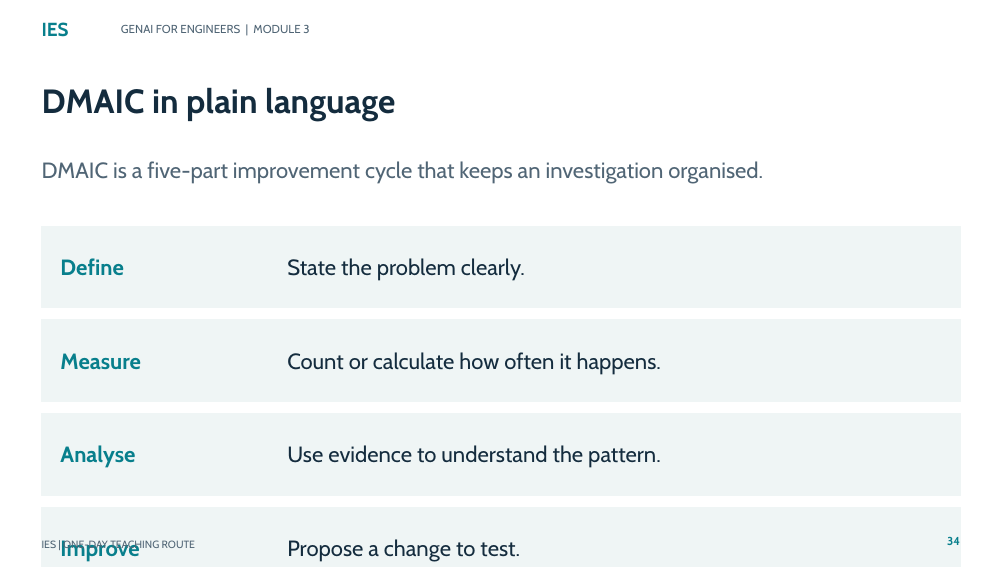
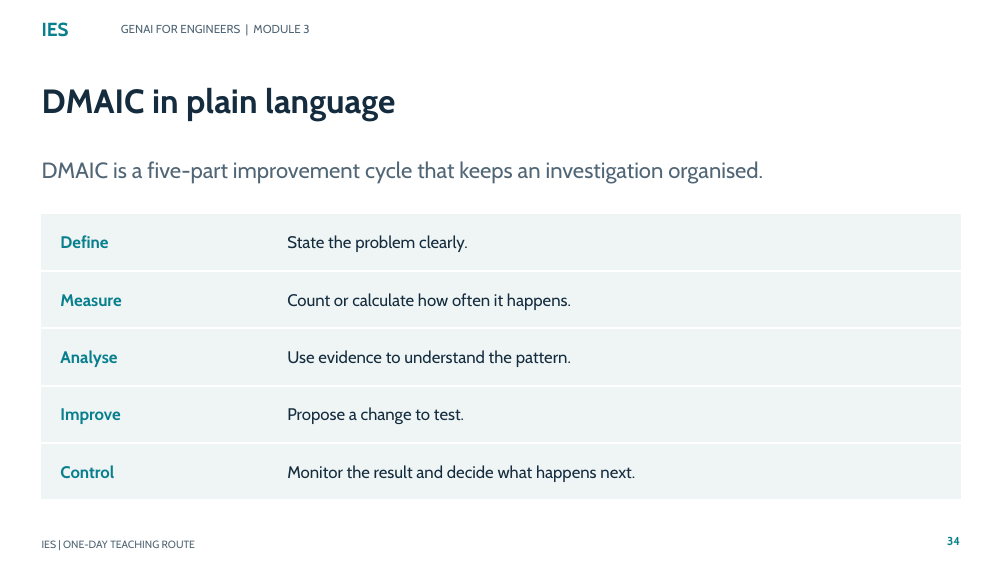
Before and after one commit to tertiarycourses/IES-GenAI-for-Engineers, a slide deck: slide 34 of courseware/Slides/IES-GenAI-for-Engineers.pptx. Drawn at 1008x567 pixels with LibreOffice and Linux fonts; fonts in the diff are those of the drawing. Boxes give left, top, right and bottom in pixels: in the first picture for what was removed or moved away, otherwise in the second. Text is boxed around its words. In the diff, an @@ line names an element or a change of style, - is before the commit and + after.

Commit message:
Fix module slide card alignment

```diff
--- a/courseware/Slides/IES-GenAI-for-Engineers.pptx
+++ b/courseware/Slides/IES-GenAI-for-Engineers.pptx
@@ rectangle: place and size @@
-rectangle at <box>42,226,960,308</box>
+rectangle at <box>42,215,960,269</box>
@@ text "Define": place and size @@
-text "Define" at <box>60,258,123,276</box>
+text "Define" at <box>60,235,108,248</box>
@@ text "State the problem clearly.": place and size @@
-text "State the problem clearly." at <box>287,258,525,281</box>
+text "State the problem clearly." at <box>287,235,468,252</box>
@@ rectangle: place and size @@
-rectangle at <box>42,320,960,402</box>
+rectangle at <box>42,272,960,327</box>
@@ text "Measure": place and size @@
-text "Measure" at <box>60,353,141,370</box>
+text "Measure" at <box>60,294,121,306</box>
@@ text "Count or calculate how often ...": place and size @@
-text "Count or calculate how often ..." at <box>287,352,661,375</box>
+text "Count or calculate how often ..." at <box>287,293,571,310</box>
@@ rectangle: place and size @@
-rectangle at <box>42,414,960,495</box>
+rectangle at <box>42,330,960,384</box>
@@ text "Analyse": place and size @@
-text "Analyse" at <box>60,445,135,468</box>
+text "Analyse" at <box>60,350,117,367</box>
@@ text "Use evidence to understand the ...": place and size @@
-text "Use evidence to understand the ..." at <box>287,445,661,468</box>
+text "Use evidence to understand the ..." at <box>287,350,571,367</box>
@@ rectangle: place and size @@
-rectangle at <box>42,507,960,567</box>
+rectangle at <box>42,387,960,442</box>
@@ size 21 to 16 pt in 8 elements at <box>287,235,468,252</box>, <box>60,235,108,248</box>, <box>287,293,571,310</box>, <box>60,294,121,306</box>, <box>287,350,571,367</box>, <box>60,350,117,367</box>, <box>287,407,464,424</box>, <box>60,408,120,424</box> @@
@@ text "Improve": place and size @@
-text "Improve" at <box>60,540,139,562</box>
+text "Improve" at <box>60,408,120,424</box>
@@ text "Propose a change to test.": place and size @@
-text "Propose a change to test." at <box>287,539,520,562</box>
+text "Propose a change to test." at <box>287,407,464,424</box>
@@ rectangle added at <box>42,445,960,499</box>, fill #EFF5F5, outline #EFF5F5 1 pt @@
@@ text added at <box>60,465,114,479</box>, 16 pt, text #087F8C, bold @@
+Control
@@ text added at <box>287,465,635,482</box>, 16 pt, text #142C3E @@
+Monitor the result and decide what happens next.
```
Also in this commit, not shown: 131 other slides changed, 1 other file.
